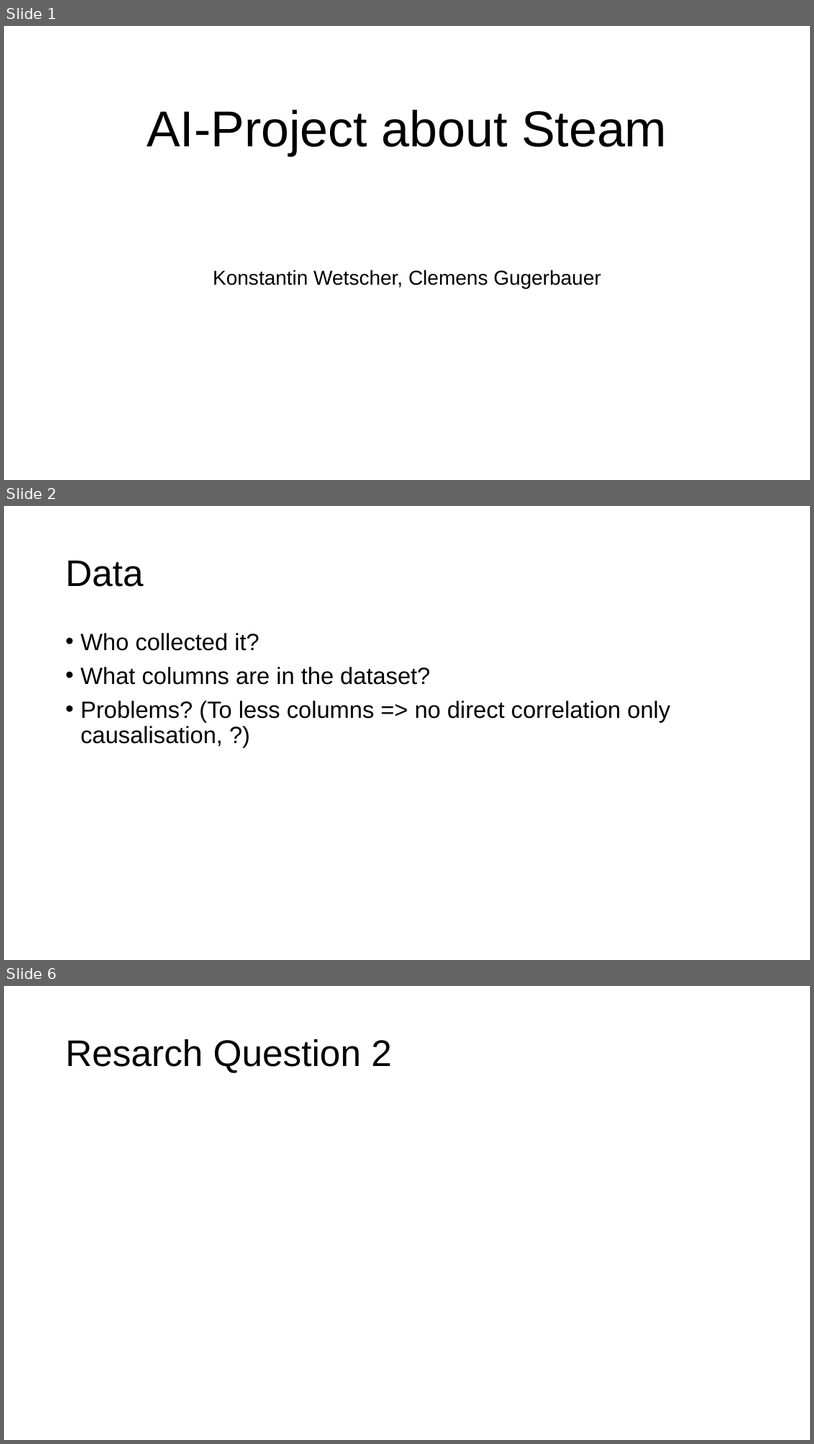
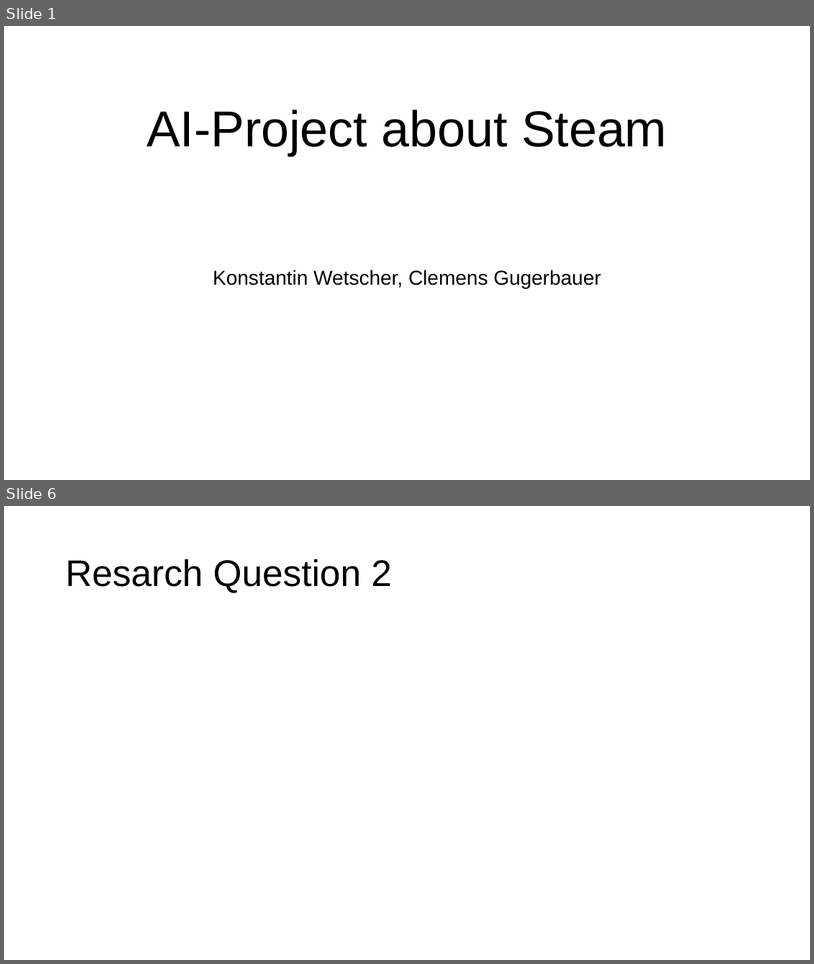
Before and after one commit to ClemensGugerbauer/ki-miniproject-steam, a slide deck: Presentation.pptx. Shown one above the other, each under a label of ours: slides 1, 2 and 6 before the commit, slides 1 and 6 after it; the slides between them are not shown. The pictures are 814x1444 and 814x964 pixels, drawn with LibreOffice and Linux fonts; fonts in the diff are those of the drawing. Boxes give left, top, right and bottom in pixels: in the first picture for what was removed or moved away, otherwise in the second. Text is boxed around its words. In the diff, an @@ line names an element or a change of style, - is before the commit and + after.

```diff
--- a/Presentation.pptx
+++ b/Presentation.pptx
@@ slide 2 removed at bbox=[4, 506, 810, 960], background #FFFFFF @@
@@ title removed at bbox=[65, 560, 143, 587] @@
-Data
@@ text removed at bbox=[80, 633, 671, 746] @@
-• Who collected it?
-• What columns are in the dataset?
-• Problems? (To less columns => no direct correlation only causalisation, ?)
```
Also in this commit, not shown: 2 slides changed, 3 slides added, 2 other slides removed, 4 other files.
